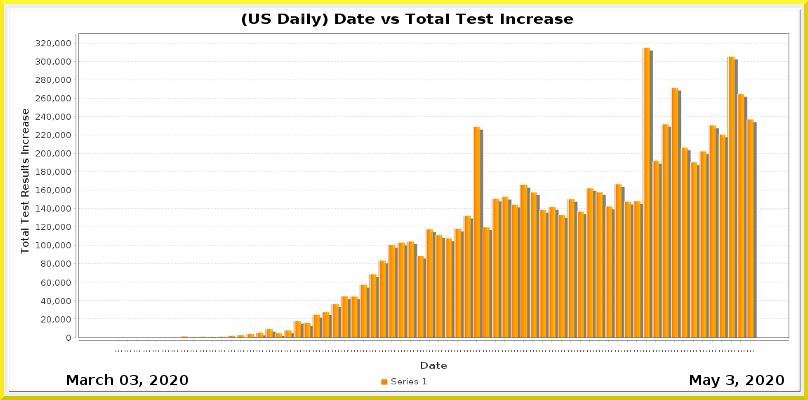
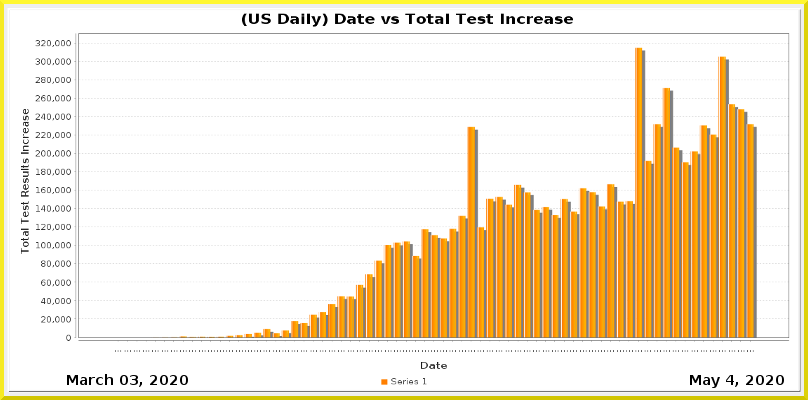
Comparing the layer stacks of the two 808×400 images. Changes:
painted on "Current Date" over [726, 375, 734, 385]
painted on "Date_vs_TestIncrease.png" over [115, 47, 757, 352]
